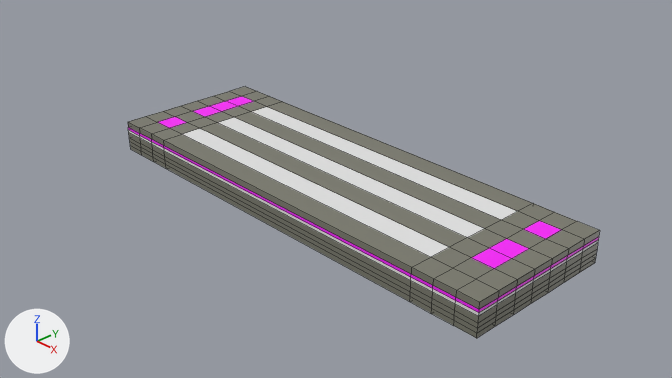
What one commit did to the Blender file 3d-models/PlayerBase.blend.
Before and after are seen from the file's camera 'Camera'. The axes (+X, +Y, +Z) are drawn at lower left. The lights are the same throughout. Mesh edges are drawn as thin lines.
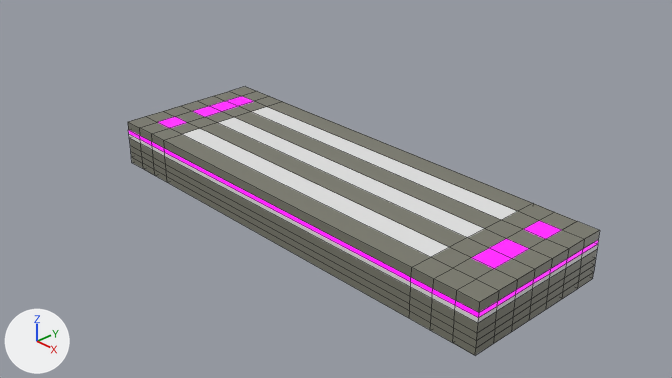
The newer file is also turned or shifted as a whole; pictures and numbers use the older file's frame.

The change, as JSON lines over the scene's bpy script:
```json
{"op": "add", "block": "mat_material_002", "code": "mat_material_002.emission_color = (0.982, 0.0, 1.0)  # pink #fd00ff"}
{"op": "add", "block": "mat_material_002", "code": "mat_material_002.emission_strength = 1.0"}
{"block": "me_cube", "where": "me_cube.from_pydata(...)  # 320 vertices, 318 faces; spans x -3.0..3.0, y -1.0..1.0, z -0.21..0.19"}
{"block": "me_cube", "where": "# used by ob_cube; location = (0.0, 0.0, 0.0)"}
{"block": "me_cube", "change": "me_cube part 1: the whole mesh is scaled about its middle by (1, 1, 1.5), then moved by (0.0, 0.0, -0.1)"}
```

Where the change shows, as pixel boxes [x1, y1, x2, y2] in the pictures (672 x 378 px; the box of a moved part takes in the faces that stretch with it):
```json
{"object": "Cube", "change": "recoloured, surface changed, mesh rescaled", "before": [128, 87, 600, 338], "after": [128, 87, 600, 355], "on screen": "7% taller"}
{"part": 1, "of": "me_cube", "change": "moved or reshaped", "before": [128, 122, 600, 338], "after": [128, 122, 600, 355]}
```
